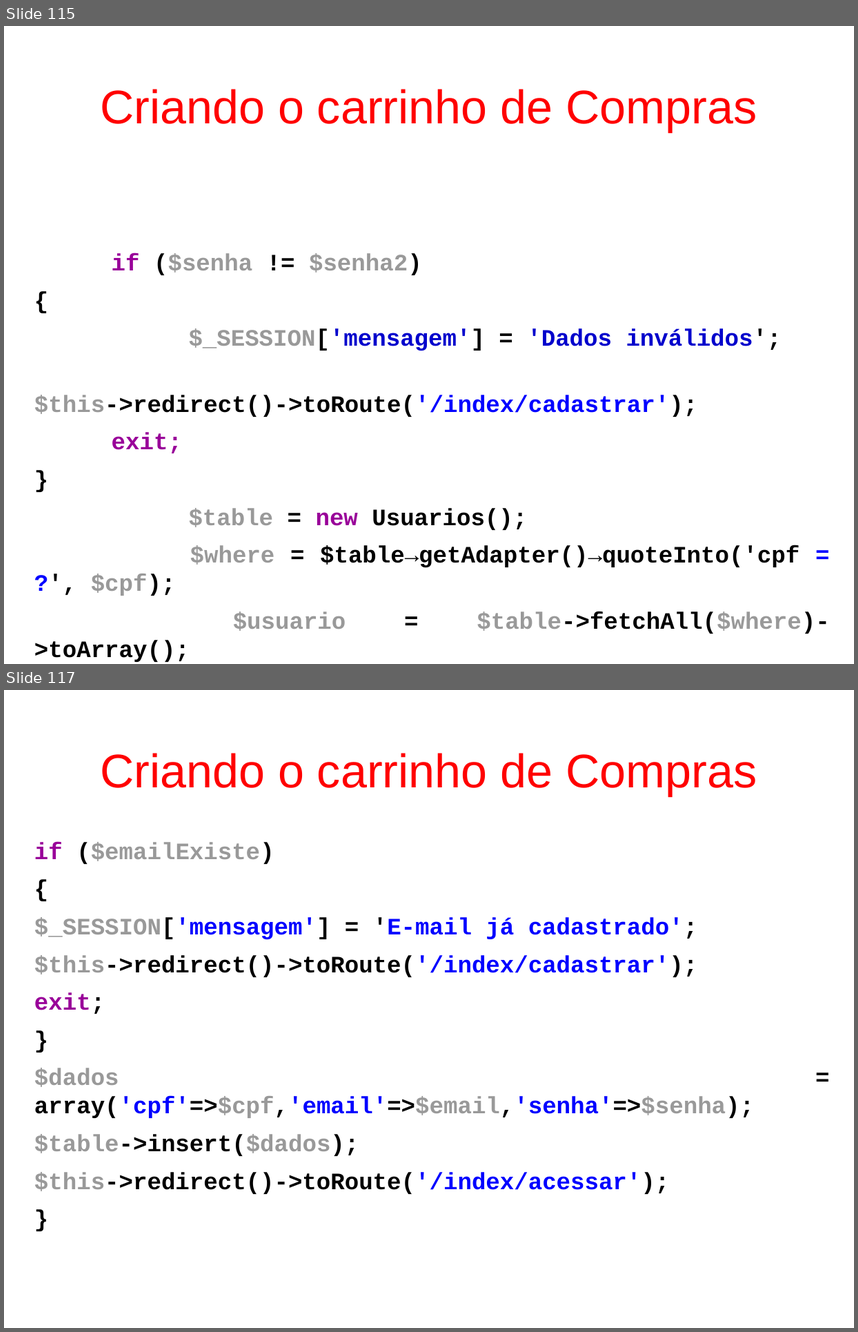
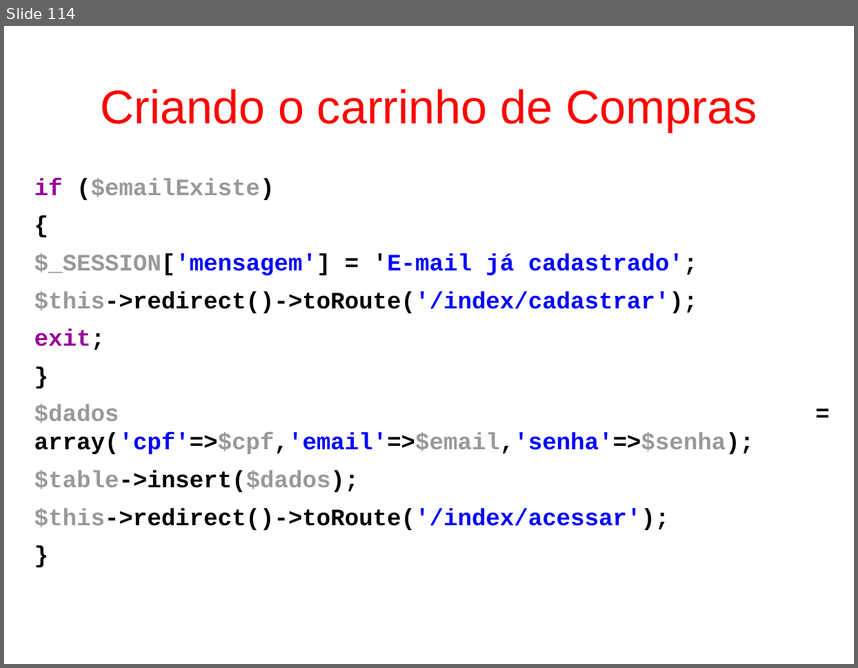
Before and after one commit to fgsl/lojasacme, a slide deck: docs/tutorial.odp. Shown one above the other, each under a label of ours: slides 115 and 117 before the commit, slide 114 after it; the slides between them are not shown. The pictures are 858x1332 and 858x668 pixels, drawn with LibreOffice and Linux fonts; fonts in the diff are those of the drawing. Boxes give left, top, right and bottom in pixels: in the first picture for what was removed or moved away, otherwise in the second. Text is boxed around its words. In the diff, an @@ line names an element or a change of style, - is before the commit and + after.

Commit message:
Implementar o método cadastrar da classe IndexController #56

```diff
--- a/docs/tutorial.odp
+++ b/docs/tutorial.odp
@@ slide 115 removed at (4,26,854,664), background #FFFFFF @@
@@ title removed at (100,89,757,132) @@
-Criando o carrinho de Compras
@@ text removed at (34,253,829,633) @@
-if ($senha != $senha2)
-{
-$_SESSION['mensagem'] = 'Dados inválidos';
-$this->redirect()->toRoute('/index/cadastrar');
-exit;
-}
-$table = new Usuarios();
-$where = $table→getAdapter()→quoteInto('cpf = ?', $cpf);
-$usuario = $table->fetchAll($where)->toArray();
-$cpfExiste = !empty($usuario);
@@ what was slide 117 is now slide 114 @@
```
Also in this commit, not shown: 1 slide changed, 4 other slides removed, 11 other files.
